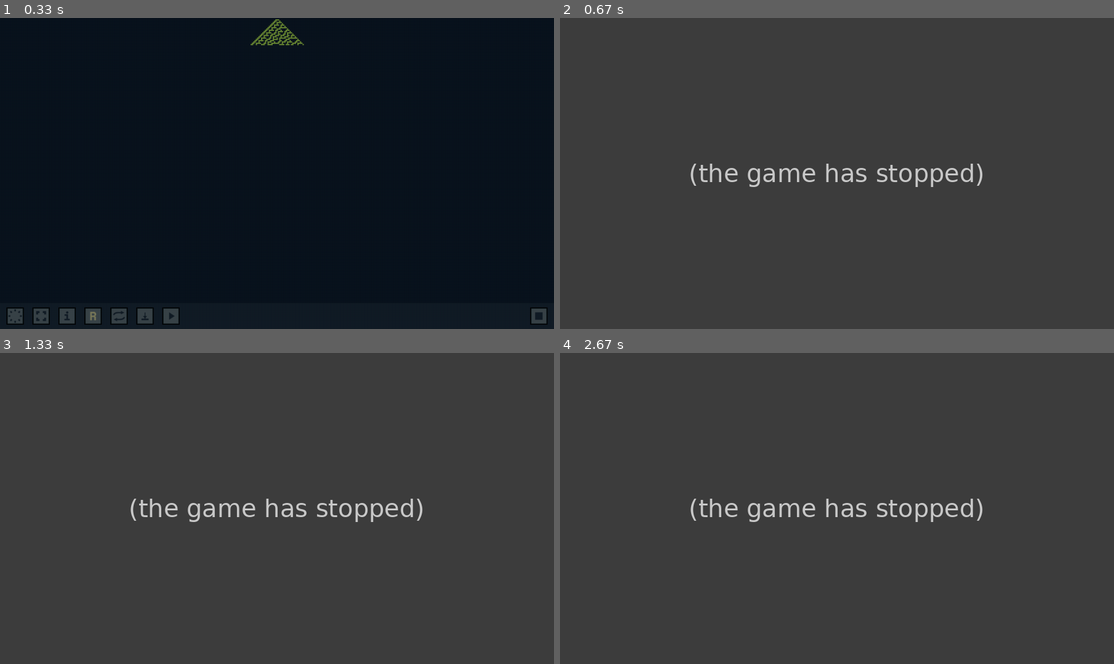
Above: before the commit, frames 1-4 (two rows, left to right).
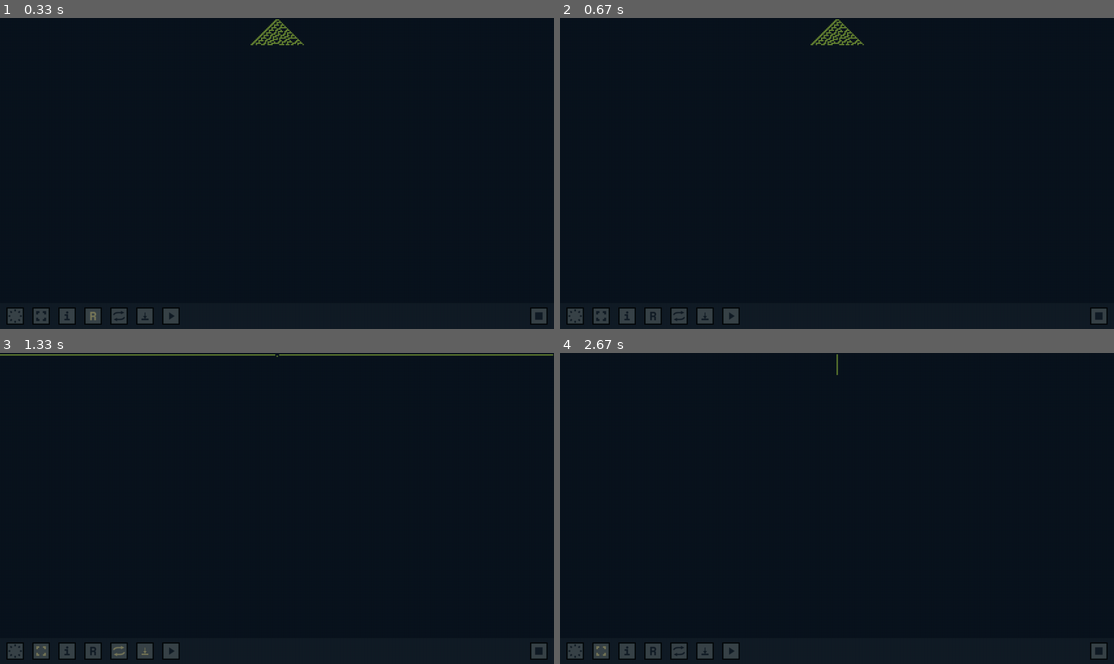
Above: after the commit, the same moments.

Repository: Dyretna/ca_simulator
Game: pygame game, started from run.py
Two runs of this game, one before a commit and one after it. Both use one fixed random seed, a clock stepped at 60 frames per second and the inputs below.
Inputs (mouse positions are in pixels of both pictures, inside the frame that each line leads up to):
- Up to frame 1 (0.33 s): no input
- Up to frame 2 (0.67 s): tap R at 0.33 s
- Up to frame 3 (1.33 s): hold A 0.67-1.2 s; move the mouse to (454, 499) at 0.7 s; tap Space at 0.73, 1.03, 1.3 s; tap F at 0.82 s; hold S from 1.23 s (still down); move the mouse to (277, 530) at 1.27 s
- Up to frame 4 (2.67 s): tap I at 1.38, 2.48 s; release S at 1.53 s; hold A 1.57-1.97 s; move the mouse to (704, 511) at 1.6 s; tap Space at 1.63, 1.93, 2.4 s; click (665, 461) at 2.05 s; hold S from 2.33 s (still down); move the mouse to (665, 580) at 2.37 s

Frame 1 is identical in both runs. In frame 2, 99% of the frame differs, in the area x 0-100%, y 0-100%; in frame 3, 99%; in frame 4, 99%.
Error before the commit: TypeError: UIBar.__init__() missing 1 required positional argument: 'controller' (pygame_run...; the game stopped at 0.33 s (later frames are placeholders)

Commit message:
Fix: runner updates UIbar properly

Diff:
--- a/src/pygame_automata/pygame_runner.py
+++ b/src/pygame_automata/pygame_runner.py
@@ -81,12 +81,7 @@
     # Main loop
     # ------------------------------------------------------------------
     def run(self) -> None:
-        """
-        Main execution loop.
-
-        Draws all views via UIState, routes input via Controller, and
-        steps the simulation only when the runner is not in hard pause mode.
-        """
+        """Main execution loop."""
 
         self.running = True
         self.ca_surface.fill(self.config.colors.ca_bg_color)
@@ -142,8 +137,8 @@
         )
 
         self._initialize_pygame()
-        self.ui_bar = UIBar(self)
         self.controller = Controller(self)
+        self.ui_bar = UIBar(self.config, self.controller)
 
     # ------------------------------------------------------------------
     # Private helpers
